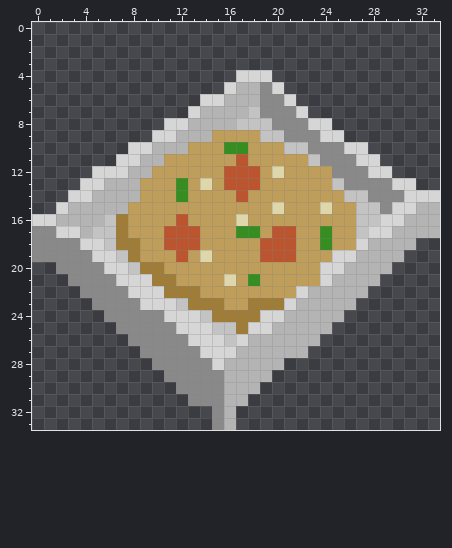
Pixel-art sprite: pizza.png. The picture above was drawn from the file before the commit.
The file is 34x34 pixels.
After:
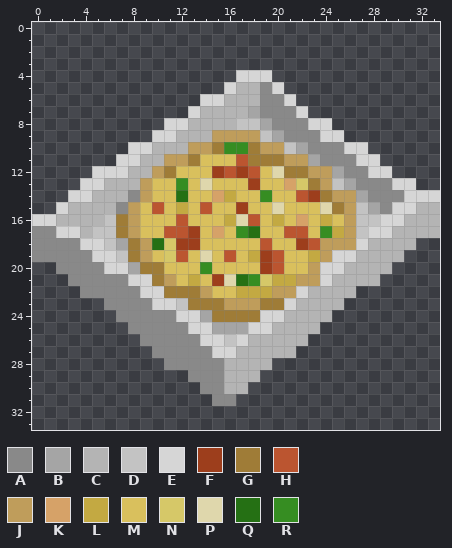
Palette (. is transparent): A #898989  B #a5a5a5  C #b4b4b4  D #c3c3c3  E #d6d6d6  F #9d3e1c  G #9f7c37  H #bb5530  J #bf9d5b  K #d6a268  L #c3a942  M #d9c05d  N #d6c868  P #dfd7ac  Q #257014  R #368d22
From old to new:
Colour A replaces colour C in row 14 at x 8; in row 15 at x 7; in row 31 at x 16.
Colour A replaces colour E in row 21 at x 7; in row 22 at x 8; in row 23 at x 9; in row 24 at x 11; in row 25 at x 12; in row 26 at x 13.
Colour A replaces colour E in row 27 at x 14; in row 28 at x 15.
Colour B replaces colour A in row 12 at x 25; in row 13 at x 26.
Colour B replaces colour D in row 7 at x 18; in row 8 at x 19; in row 9 at x 20; in row 10 at x 22; in row 11 at x 23; in row 14 at x 27.
Colour B replaces colour D in row 15 at x 28; in row 20 at x 8; in row 24 at x 14; in row 25 at x 15 to 16.
Colour B replaces colour G in row 18 at x 7; in row 25 at x 17.
Colour F replaces colour H in row 12 at x 17; in row 13 at x 18; in row 17 at x 13; in row 18 at x 12 to 13; in row 19 at x 19.
Colour F replaces colour J in row 12 at x 15; in row 14 at x 23; in row 15 at x 17; in row 18 at x 22; in row 20 at x 19; in row 21 at x 15.
Colour G replaces colour J in row 10 at x 15 and 18; in row 11 at x 13 and 18 to 20; in row 12 at x 11 and 21 to 22; in row 13 at x 23; in row 14 at x 24; in row 15 at x 25.
Colour H replaces colour J in row 14 at x 22; in row 15 at x 10 and 14; in row 16 at x 18; in row 17 at x 22; in row 18 at x 23; in row 19 at x 16.
Colour H replaces colour J in row 20 at x 20.
Colour J replaces colour D in row 14 at x 26.
Colour J replaces colour G in row 21 at x 11; in row 23 at x 18.
Colour J replaces colour R in row 18 at x 24.
Colour K replaces colour J in row 13 at x 21; in row 14 at x 15; in row 16 at x 22; in row 17 at x 15.
Colour L replaces colour J in row 14 at x 16; in row 15 at x 12; in row 16 at x 16, 20 and 24; in row 17 at x 25; in row 19 at x 18 and 23; in row 21 at x 13 and 20 to 21.
Colour L replaces colour J in row 22 at x 17 to 19.
Colour M replaces colour H in row 13 at x 16 to 17; in row 14 at x 17; in row 17 at x 20; in row 18 at x 20 to 21; in row 19 at x 21.
Colour M replaces colour J in row 11 at x 14 to 16; in row 12 at x 12 to 14 and 19; in row 13 at x 10 to 11, 13, 15 and 19 to 20; in row 14 at x 10 to 11, 13 to 14, 18 and 20 to 21; in row 15 at x 9, 11, 13, 15 to 16, 18 to 19 and 21 to 23; in row 16 at x 9 to 11, 13 to 15, 19, 21, 23 and 25.
Colour M replaces colour J in row 17 at x 9 to 10, 14, 16, 19 and 23; in row 18 at x 14 to 18; in row 19 at x 10, 13, 15, 17 and 22; in row 20 at x 11 to 13, 15 to 18 and 21 to 22; in row 21 at x 12 and 14; in row 22 at x 15 to 16.
Colour N replaces colour H in row 18 at x 11.
Colour N replaces colour J in row 13 at x 22; in row 19 at x 11; in row 21 at x 19.
Colour Q replaces colour J in row 18 at x 10; in row 21 at x 17.
Colour Q replaces colour R in row 14 at x 12; in row 17 at x 18.
Colour R replaces colour J in row 14 at x 19; in row 20 at x 14.
The edit erases colour A in row 23 at x 5; in row 24 at x 6; in row 25 at x 7; in row 26 at x 8; in row 27 at x 9; in row 28 at x 10.
The edit erases colour A in row 29 at x 11 to 12; in row 30 at x 12 to 13; in row 31 at x 13 to 14; in rows 32 to 33 at x 15.
The edit erases colour C in row 22 at x 27; in row 23 at x 26; in row 24 at x 25; in row 25 at x 24; in row 26 at x 23; in row 27 at x 22.
The edit erases colour C in row 28 at x 20; in row 29 at x 19; in row 30 at x 18; in row 31 at x 17; in rows 32 to 33 at x 16.
